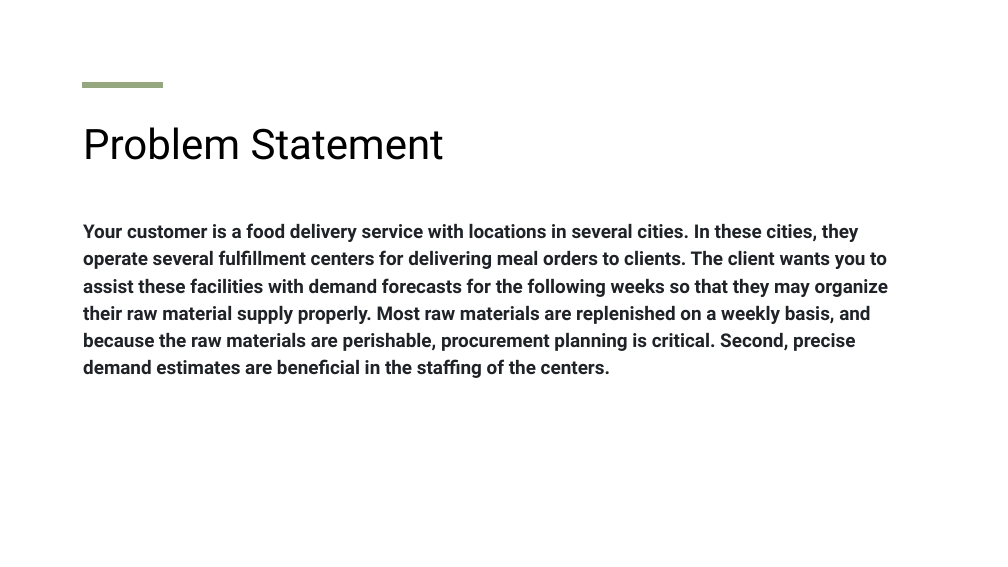
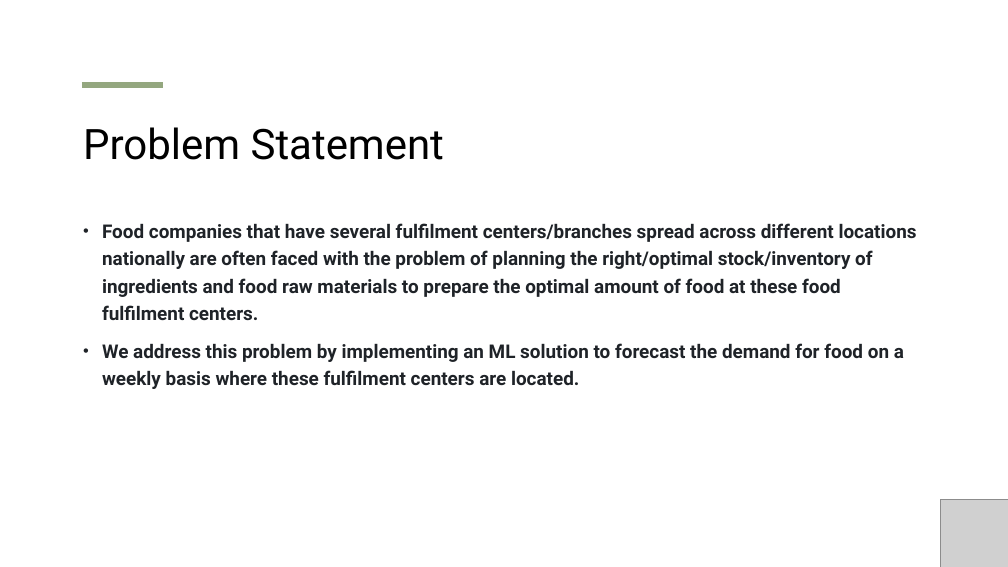
Before and after one commit to Supraja27/DSCI6007-02_Team1, a slide deck: slide 4 of DSCI6007-02_MIDTERM_PROJECT_DECK_TEAM1.pptx. Drawn at 1008x567 pixels with LibreOffice and Linux fonts; fonts in the diff are those of the drawing; grey boxes stand for pictures. Boxes give left, top, right and bottom in pixels: in the first picture for what was removed or moved away, otherwise in the second. Text is boxed around its words. In the diff, an @@ line names an element or a change of style, - is before the commit and + after.

```diff
--- a/DSCI6007-02_MIDTERM_PROJECT_DECK_TEAM1.pptx
+++ b/DSCI6007-02_MIDTERM_PROJECT_DECK_TEAM1.pptx
@@ text at bbox=[102, 223, 917, 389]: text changed @@
-Your customer is a food delivery service with locations in several cities. In these cities, they operate several fulfillment centers for delivering meal orders to clients. The client wants you to assist these facilities with demand forecasts for the following weeks so that they may organize their raw material supply properly. Most raw materials are replenished on a weekly basis, and because the raw materials are perishable, procurement planning is critical. Second, precise demand estimates are beneficial in the staffing of the centers.
+• Food companies that have several fulfilment centers/branches spread across different locations nationally are often faced with the problem of planning the right/optimal stock/inventory of ingredients and food raw materials to prepare the optimal amount of food at these food fulfilment centers.
+• We address this problem by implementing an ML solution to forecast the demand for food on a weekly basis where these fulfilment centers are located.
@@ picture added at bbox=[941, 500, 1008, 567] @@
```
Also in this commit, not shown: 8 other slides changed, 1 slide added, 1 other file.
